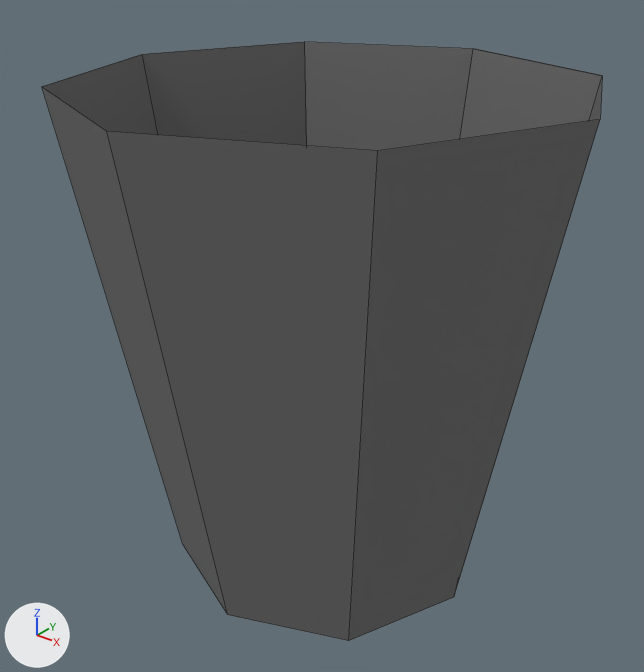
The Blender file Content/New 3D Models/recyclebin.blend, before and after one commit.
Before and after are seen from a 50 mm camera at (2.01, 1.89, 2.58) aimed at (-0.02, 4.42, 1.02). The axes (+X, +Y, +Z) are drawn at lower left. The lights are the same throughout. Mesh edges are drawn as thin lines.
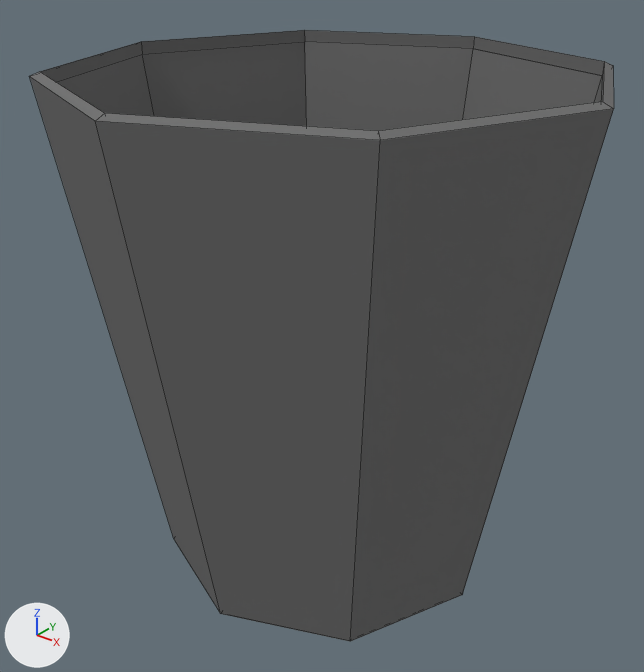
Boxes (x1, y1, x2, y2) around the edits, measured in the pictures (644 x 672 px):
'Cylinder', modifiers changed: before (42, 42, 602, 641); after (30, 30, 614, 641)

The change, as a list of edits to the scene's bpy script:
```text
Change ob_cylinder:
    add _m = ob_cylinder.modifiers.new('Solidify', 'SOLIDIFY')
    add _m.thickness = 0.05
    add _m.offset = 1.0
    add _m.nonmanifold_thickness_mode = 'FIXED'
    add _m.nonmanifold_merge_threshold = 0.0003
```
